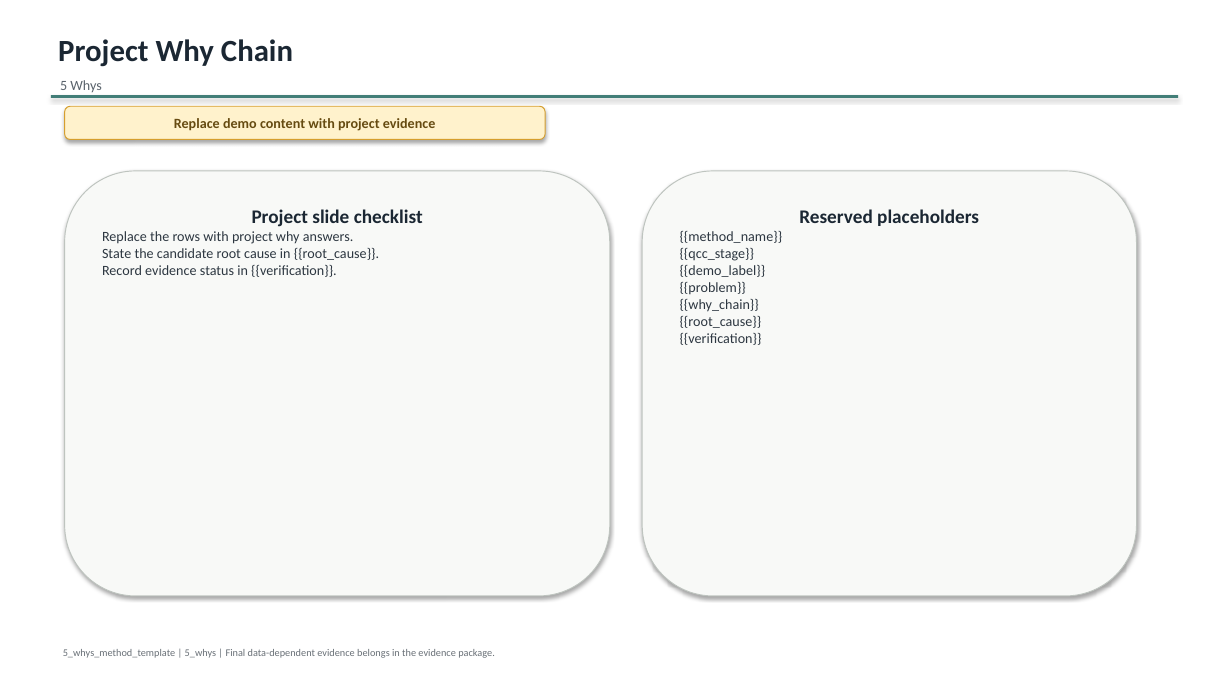
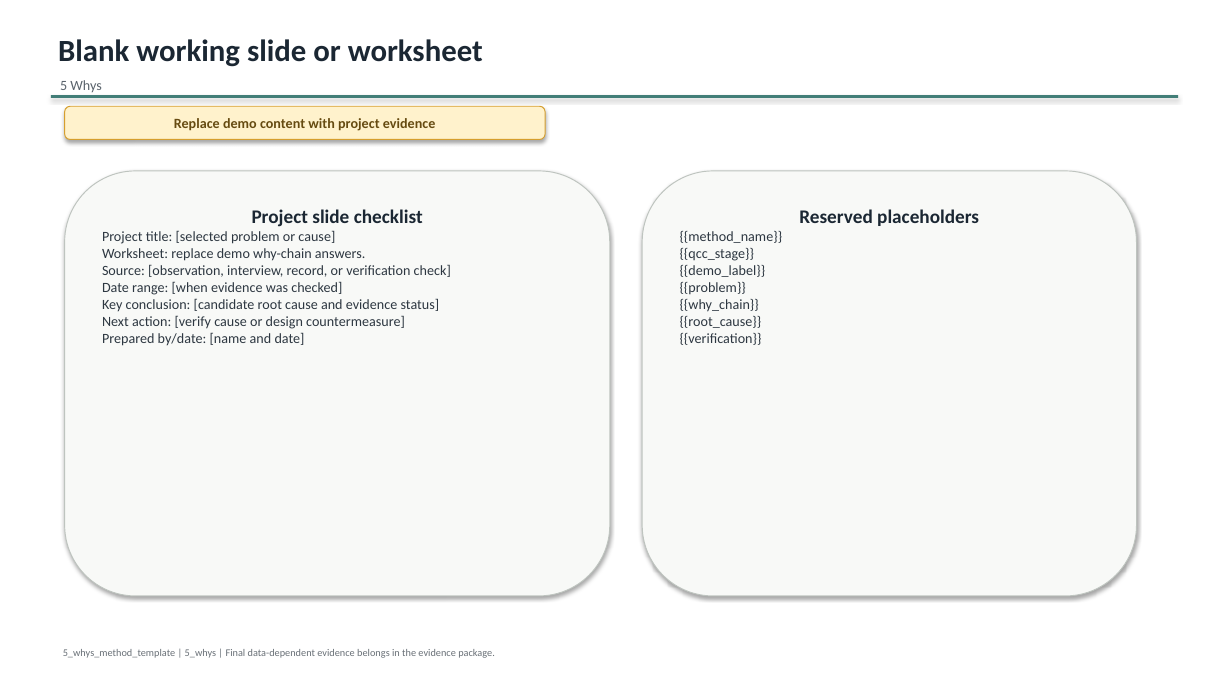
Before and after one commit to xiongxianfei/qcc-toolkit, a slide deck: slide 10 of templates/ppt/methods/5-whys-template.pptx (slide 4 before the commit). Drawn at 1232x693 pixels with LibreOffice and Linux fonts; fonts in the diff are those of the drawing. Boxes give left, top, right and bottom in pixels: in the first picture for what was removed or moved away, otherwise in the second. Text is boxed around its words. In the diff, an @@ line names an element or a change of style, - is before the commit and + after.

```diff
--- a/templates/ppt/methods/5-whys-template.pptx
+++ b/templates/ppt/methods/5-whys-template.pptx
@@ text at [58,39,483,67]: text changed @@
-Project Why Chain
+Blank working slide or worksheet
@@ text in rounded rectangle at [102,230,451,346]: text changed @@
-Replace the rows with project why answers.
-State the candidate root cause in {{root_cause}}.
-Record evidence status in {{verification}}.
+Project title: [selected problem or cause]
+Worksheet: replace demo why-chain answers.
+Source: [observation, interview, record, or verification check]
+Date range: [when evidence was checked]
+Key conclusion: [candidate root cause and evidence status]
+Next action: [verify cause or design countermeasure]
+Prepared by/date: [name and date]
```
Also in this commit, not shown: 1 other slide changed, 6 slides added, 19 other files.
